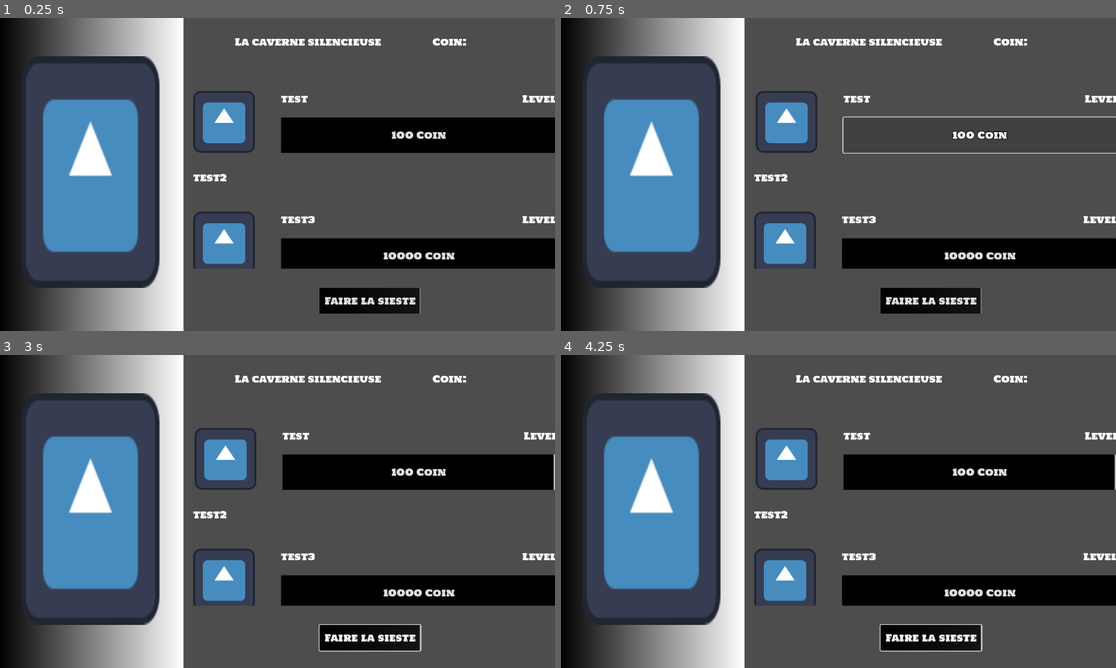
Above: before the commit, frames 1-4 (two rows, left to right).
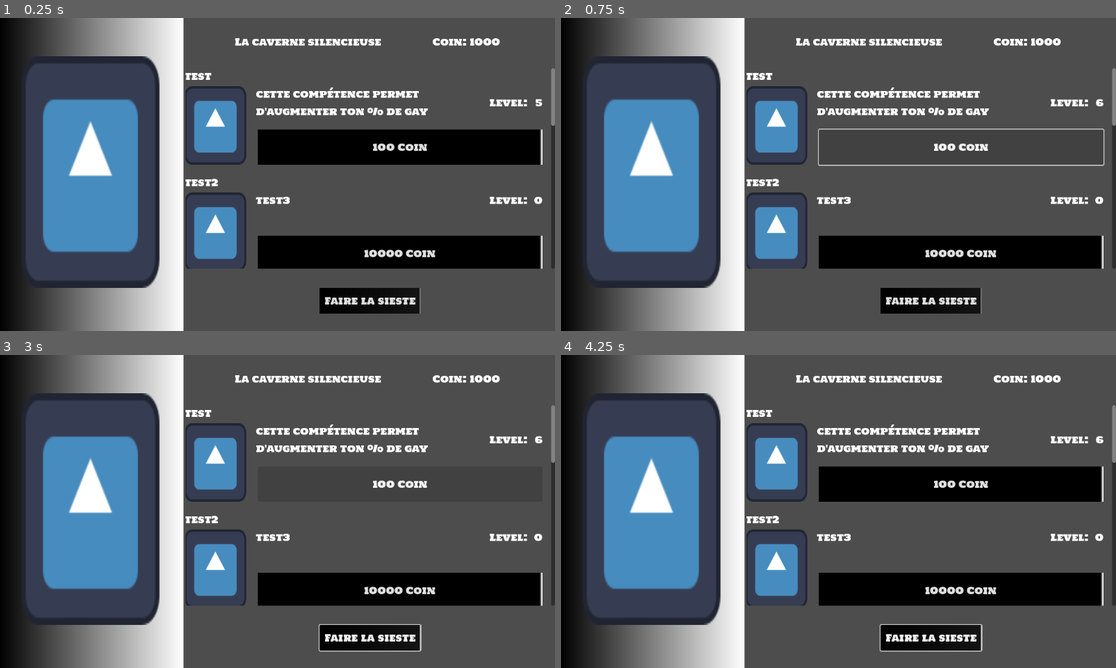
Above: after the commit, the same moments.

Repository: Nolucci/CGJ2025
Game: Godot game, scene res://scenes/buyBonusPage.tscn
Two runs of this game, one before a commit and one after it. Both use one fixed random seed, a clock stepped at 60 frames per second and the inputs below. The engine's default icon, where the game draws it, is replaced by a stand-in: a white triangle on a blue panel in a dark square.
Inputs (mouse positions are in pixels of both pictures, inside the frame that each line leads up to):
- Up to frame 1 (0.25 s): no input
- Up to frame 2 (0.75 s): click "100 Coin" at 0.5 s
- Up to frame 3 (3 s): click "10000 Coin" at 1.25 s; click "Faire la sieste" at 2 s; tap Enter at 2.75 s; move the mouse to (399, 495) at 2.77 s; hold D (move_right) from 2.78 s (still down); hold S (move_bot) from 2.78 s (still down)
- Up to frame 4 (4.25 s): tap Space at 3.5 s; move the mouse to (727, 527) at 3.52 s; release D (move_right) at 3.53 s; release S (move_bot) at 3.53 s; hold Left (move_left) from 3.53 s (still down); tap W (move_top) at 3.6 s

The runs differ from the first frame. In frame 1, 11% of the frame differs, in the area x 33-100%, y 6-81%; in frame 2, 8.0%; in frame 3, 12%; in frame 4, 11%.

Commit message:
Menu qui fonctionne

Diff:
--- a/scenes/buyBonusPage.tscn
+++ b/scenes/buyBonusPage.tscn
@@ -22,8 +22,6 @@
 font_size = 20
 
 [sub_resource type="Theme" id="Theme_kme7x"]
-
-[sub_resource type="StyleBoxEmpty" id="StyleBoxEmpty_e5y0h"]
 
 [sub_resource type="StyleBoxEmpty" id="StyleBoxEmpty_j2jmn"]
 
@@ -114,7 +112,7 @@
 size_flags_horizontal = 3
 size_flags_vertical = 3
 theme = SubResource("Theme_kme7x")
-theme_override_styles/panel = SubResource("StyleBoxEmpty_e5y0h")
+horizontal_scroll_mode = 0
 
 [node name="SkillContainer" type="VBoxContainer" parent="Main/RigthPart/ScrollSkillContainer"]
 layout_mode = 2
@@ -122,8 +120,7 @@
 size_flags_vertical = 3
 tooltip_text = "
 "
-theme_override_constants/separation = 250
-alignment = 1
+theme_override_constants/separation = 20
 
 [node name="Footer" type="PanelContainer" parent="Main/RigthPart"]
 layout_mode = 2
--- a/scenes/player/player.tscn
+++ b/scenes/player/player.tscn
@@ -9,10 +9,10 @@
 script = ExtResource("3_ta0nx")
 primary_key = 0
 name = "test"
-description = "test"
+description = "cette compétence permet d'augmenter ton % de gay"
 price = 100
-max_level = 3
-current_level = 0
+max_level = 100
+current_level = 5
 
 [sub_resource type="Resource" id="Resource_noxnv"]
 script = ExtResource("3_ta0nx")
@@ -23,11 +23,56 @@
 max_level = 1
 current_level = 0
 
+[sub_resource type="Resource" id="Resource_cgfj3"]
+script = ExtResource("3_ta0nx")
+primary_key = 3
+name = "test3"
+description = "test3"
+price = 100
+max_level = 1
+current_level = 0
+
+[sub_resource type="Resource" id="Resource_x1oe8"]
+script = ExtResource("3_ta0nx")
+primary_key = 4
+name = "test4"
+description = "test4"
+price = 200
+max_level = 2
+current_level = 0
+
+[sub_resource type="Resource" id="Resource_e5ogb"]
+script = ExtResource("3_ta0nx")
+primary_key = 5
+name = "test5"
+description = "test5"
+price = 1001
+max_level = 1
+current_level = 0
+
+[sub_resource type="Resource" id="Resource_arwah"]
+script = ExtResource("3_ta0nx")
+primary_key = 6
+name = "test6"
+description = "test6"
+price = 120
+max_level = 3
+current_level = 0
+
+[sub_resource type="Resource" id="Resource_akhww"]
+script = ExtResource("3_ta0nx")
+primary_key = 7
+name = "test7"
+description = "test7"
+price = 300
+max_level = 1
+current_level = 0
+
 [sub_resource type="Resource" id="Resource_sppsm"]
 script = ExtResource("2_kyo3p")
 name = "Alain"
 money = 1000
-upgrades = Array[ExtResource("3_ta0nx")]([SubResource("Resource_1ww7h"), SubResource("Resource_noxnv")])
+upgrades = Array[ExtResource("3_ta0nx")]([SubResource("Resource_1ww7h"), SubResource("Resource_noxnv"), SubResource("Resource_cgfj3"), SubResource("Resource_x1oe8"), SubResource("Resource_e5ogb"), SubResource("Resource_arwah"), SubResource("Resource_akhww")])
 
 [sub_resource type="SpriteFrames" id="SpriteFrames_r4juv"]
 animations = [{
--- a/scripts/buy_bonus_page.gd
+++ b/scripts/buy_bonus_page.gd
@@ -14,7 +14,7 @@
 		add_child(player)
 		player.hide()
 		player_instantiated = true
-
+		$Main/RigthPart/Header/NumberOfCoin.text = "Coin: "+str(PlayerManager.player_data.money)
 		load_buttons()
 
 
@@ -26,5 +26,8 @@
 func load_buttons():
 	for skill_data in PlayerManager.player_data.upgrades:
 		var button_instance = button_scene.instantiate()
-		button_instance.setup(skill_data)
-		scroll_container.add_child(button_instance)
+		call_deferred("_setup_button", button_instance, skill_data)
+
+func _setup_button(button_instance, skill_data):
+	button_instance.setup(skill_data)
+	scroll_container.add_child(button_instance)
--- a/scripts/ui/buy_menu_button.gd
+++ b/scripts/ui/buy_menu_button.gd
@@ -1,6 +1,11 @@
 extends Control
 # Compétence associée au bouton
 var skill : PlayerUpgrade
+@onready var title = $Main/Title
+@onready var description = $Main/MainContent/Info/Info_base/Description
+@onready var buy_button = $Main/MainContent/Info/MarginBuyButton/BuyButton
+@onready var level = $Main/MainContent/Info/Info_base/Level
+@onready var icon = $Main/MainContent/ImageCompetence
 
 # Called when the node enters the scene tree for the first time.
 func _ready() -> void:
@@ -19,12 +24,16 @@
 	$Main/MainContent/Info/MarginBuyButton/BuyButton.text = str(skill_data.price) + " Coin"
 	$Main/MainContent/Info/Info_base/Level.text = "Level: "+str(skill_data.current_level)
 	if skill_data and "icon" in skill_data and skill_data.icon:
-		$Main/MainContent/MarginImage/ImageCompetence.texture = skill_data.icon
+		$Main/MainContent/ImageCompetence.texture = skill_data.icon
 	else:
-		$Main/MainContent/MarginImage/ImageCompetence.texture = preload("res://icon.svg")
+		$Main/MainContent/ImageCompetence.texture = preload("res://icon.svg")
+
+func update_information():
+	level.text = "Level: "+str(skill.current_level)
+	buy_button.text = str(skill.price) + " Coin"
 
 func _on_buy_button_pressed() -> void:
 	var upgrade:PlayerUpgrade = PlayerManager.player_data.find_upgrade_by_key(skill.primary_key)
 	if PlayerManager.player_data.can_upgrade(upgrade):
 		PlayerManager.player_data.buy_upgrade(skill.primary_key)
-		$Main/MainContent/Info/Info_base/Level.text = "Level: "+str(skill.current_level)
+		update_information()
--- a/ui/buyMenuButton.tscn
+++ b/ui/buyMenuButton.tscn
@@ -1,12 +1,7 @@
-[gd_scene load_steps=12 format=3 uid="uid://cvcv2rfxcmlsy"]
+[gd_scene load_steps=13 format=3 uid="uid://cvcv2rfxcmlsy"]
 
 [ext_resource type="Script" path="res://scripts/ui/buy_menu_button.gd" id="1_g6vep"]
 [ext_resource type="FontFile" uid="uid://cye4dst74ga0q" path="res://font/HoltwoodOneSC.ttf" id="1_m7kia"]
-
-[sub_resource type="StyleBoxEmpty" id="StyleBoxEmpty_2612h"]
-content_margin_left = 50.0
-content_margin_top = 20.0
-content_margin_bottom = 50.0
 
 [sub_resource type="LabelSettings" id="LabelSettings_tymto"]
 font = ExtResource("1_m7kia")
@@ -18,9 +13,15 @@
 [sub_resource type="GradientTexture1D" id="GradientTexture1D_pi6ql"]
 gradient = SubResource("Gradient_t4x04")
 
+[sub_resource type="StyleBoxEmpty" id="StyleBoxEmpty_ro3ja"]
+content_margin_left = 16.0
+
 [sub_resource type="LabelSettings" id="LabelSettings_aw74w"]
 font = ExtResource("1_m7kia")
 font_size = 20
+
+[sub_resource type="StyleBoxEmpty" id="StyleBoxEmpty_s7bqd"]
+content_margin_right = 20.0
 
 [sub_resource type="LabelSettings" id="LabelSettings_eup3v"]
 font = ExtResource("1_m7kia")
@@ -38,15 +39,19 @@
 texture_margin_bottom = 20.0
 
 [node name="BuyMenuButton" type="Control"]
+custom_minimum_size = Vector2(0, 200)
 layout_mode = 3
 anchors_preset = 15
 anchor_right = 1.0
 anchor_bottom = 1.0
 grow_horizontal = 2
 grow_vertical = 2
+size_flags_horizontal = 3
+size_flags_vertical = 3
 script = ExtResource("1_g6vep")
 
 [node name="Main" type="VBoxContainer" parent="."]
+custom_minimum_size = Vector2(200, 200)
 layout_mode = 1
 anchors_preset = 15
 anchor_right = 1.0
@@ -56,7 +61,6 @@
 
 [node name="Title" type="Label" parent="Main"]
 layout_mode = 2
-theme_override_styles/normal = SubResource("StyleBoxEmpty_2612h")
 text = "Nom de la compétence"
 label_settings = SubResource("LabelSettings_tymto")
 
@@ -64,55 +68,54 @@
 layout_mode = 2
 size_flags_vertical = 3
 
-[node name="MarginImage" type="MarginContainer" parent="Main/MainContent"]
-layout_mode = 2
-size_flags_horizontal = 3
-theme_override_constants/margin_left = 50
-theme_override_constants/margin_right = 50
-theme_override_constants/margin_bottom = 50
-
-[node name="ImageCompetence" type="TextureRect" parent="Main/MainContent/MarginImage"]
+[node name="ImageCompetence" type="TextureRect" parent="Main/MainContent"]
+layout_direction = 1
 layout_mode = 2
 size_flags_horizontal = 3
 texture = SubResource("GradientTexture1D_pi6ql")
 
 [node name="Info" type="VBoxContainer" parent="Main/MainContent"]
+custom_minimum_size = Vector2(100, 0)
 layout_mode = 2
-size_flags_horizontal = 3
-size_flags_stretch_ratio = 0.5
 
 [node name="Info_base" type="HBoxContainer" parent="Main/MainContent/Info"]
 layout_mode = 2
+size_flags_horizontal = 8
 theme_override_constants/separation = 100
 
 [node name="Description" type="Label" parent="Main/MainContent/Info/Info_base"]
 custom_minimum_size = Vector2(400, 0)
 layout_mode = 2
-size_flags_horizontal = 3
 size_flags_vertical = 6
+theme_override_styles/normal = SubResource("StyleBoxEmpty_ro3ja")
 text = "Je suis la description de ma compétence"
 label_settings = SubResource("LabelSettings_aw74w")
 autowrap_mode = 2
 
 [node name="Level" type="Label" parent="Main/MainContent/Info/Info_base"]
+custom_minimum_size = Vector2(130, 0)
 layout_mode = 2
-size_flags_horizontal = 3
 size_flags_vertical = 1
+size_flags_stretch_ratio = 1.5
+theme_override_styles/normal = SubResource("StyleBoxEmpty_s7bqd")
 text = "Level: 20
 "
 label_settings = SubResource("LabelSettings_eup3v")
+horizontal_alignment = 3
 vertical_alignment = 1
+justification_flags = 162
+clip_text = true
 
 [node name="MarginBuyButton" type="MarginContainer" parent="Main/MainContent/Info"]
 layout_mode = 2
 size_flags_vertical = 10
-theme_override_constants/margin_right = 30
-theme_override_constants/margin_bottom = 50
+theme_override_constants/margin_left = 20
+theme_override_constants/margin_right = 20
 
 [node name="BuyButton" type="Button" parent="Main/MainContent/Info/MarginBuyButton"]
 layout_mode = 2
 size_flags_vertical = 10
-theme_override_constants/outline_size = 5
+theme_override_constants/outline_size = 0
 theme_override_fonts/font = ExtResource("1_m7kia")
 theme_override_font_sizes/font_size = 20
 theme_override_styles/normal = SubResource("StyleBoxTexture_m8evj")
Not shown: 1 places in scenes/buyBonusPage.tscn that only renumber resources
Not shown: 1 places in scenes/player/player.tscn that only renumber resources
